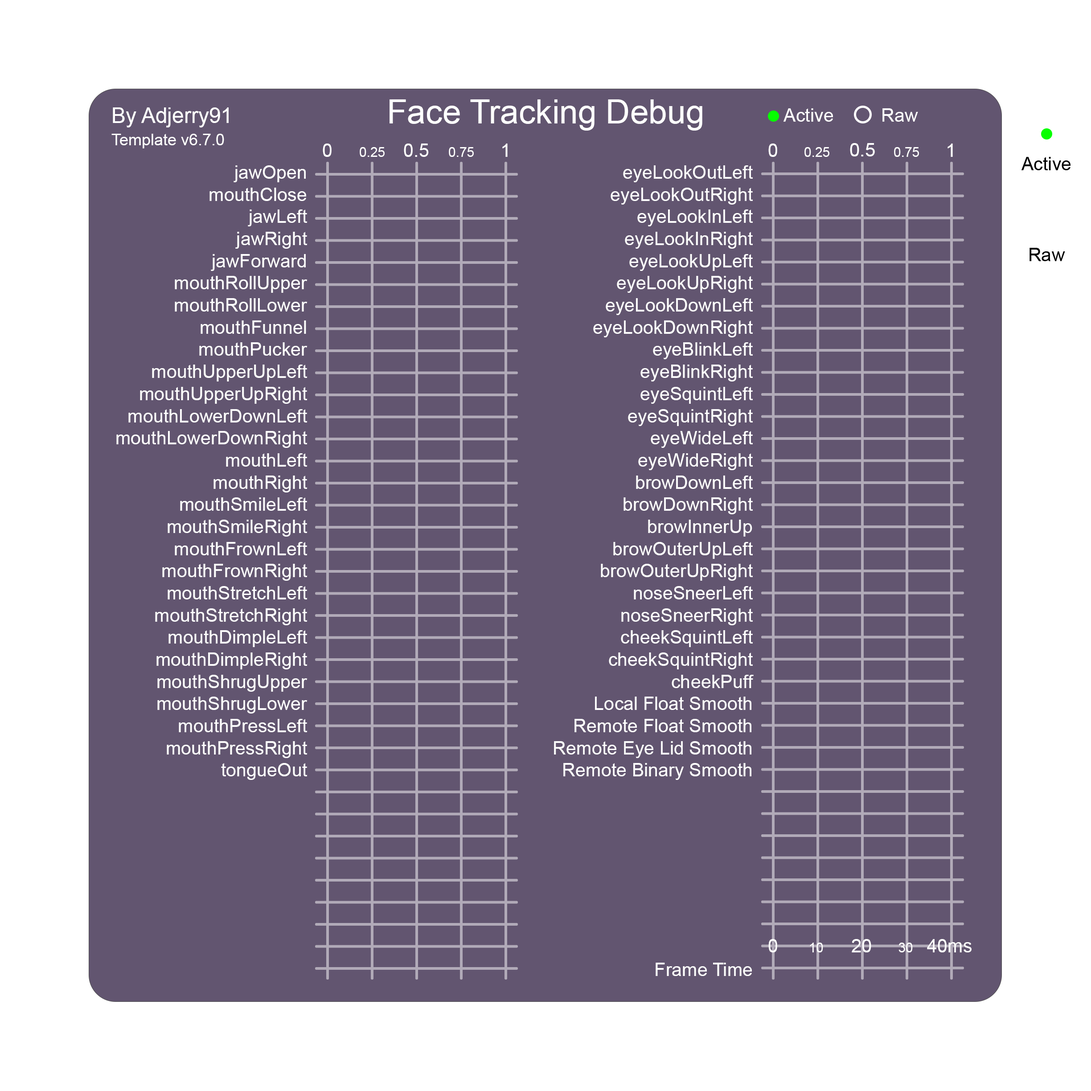
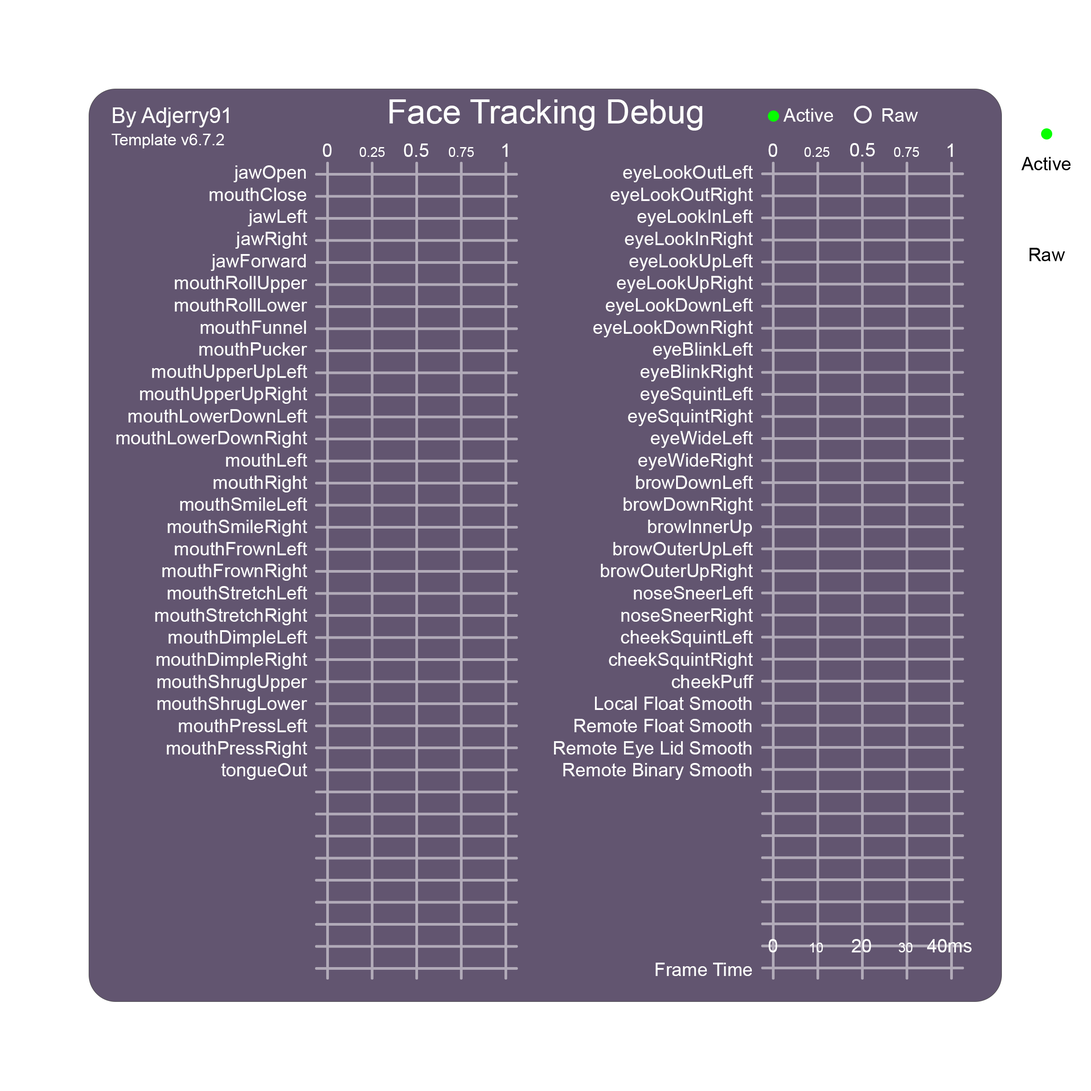
Comparing the layer stacks of the two 1091px x 1091px images. Changes:
painted on "Template Version" over left=216, top=133, right=225, bottom=146
